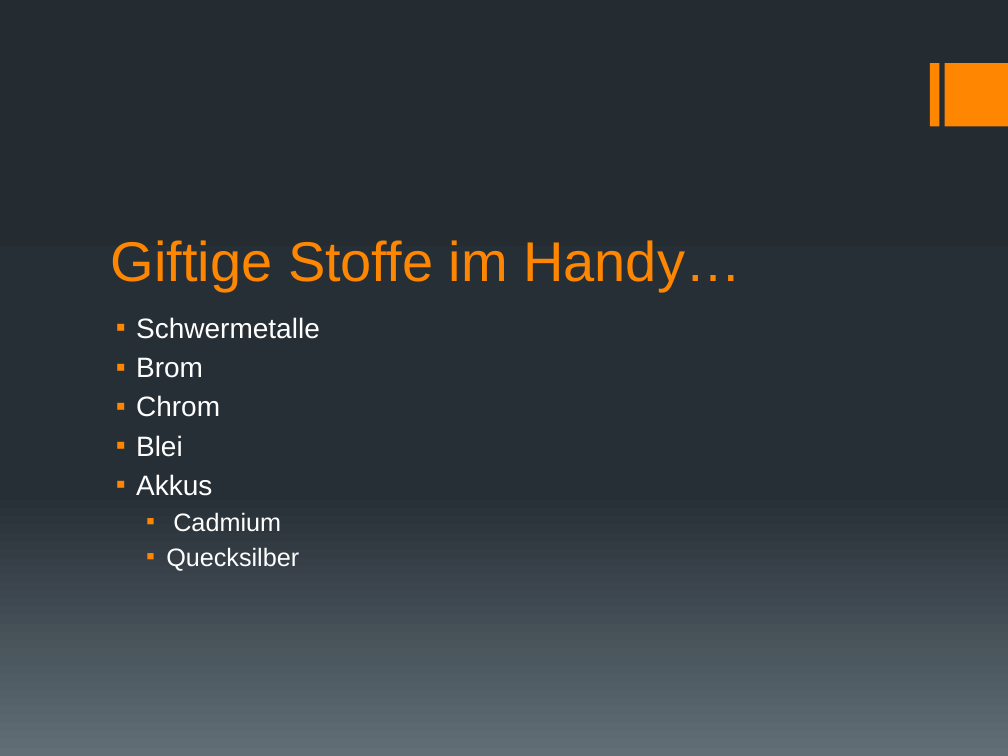
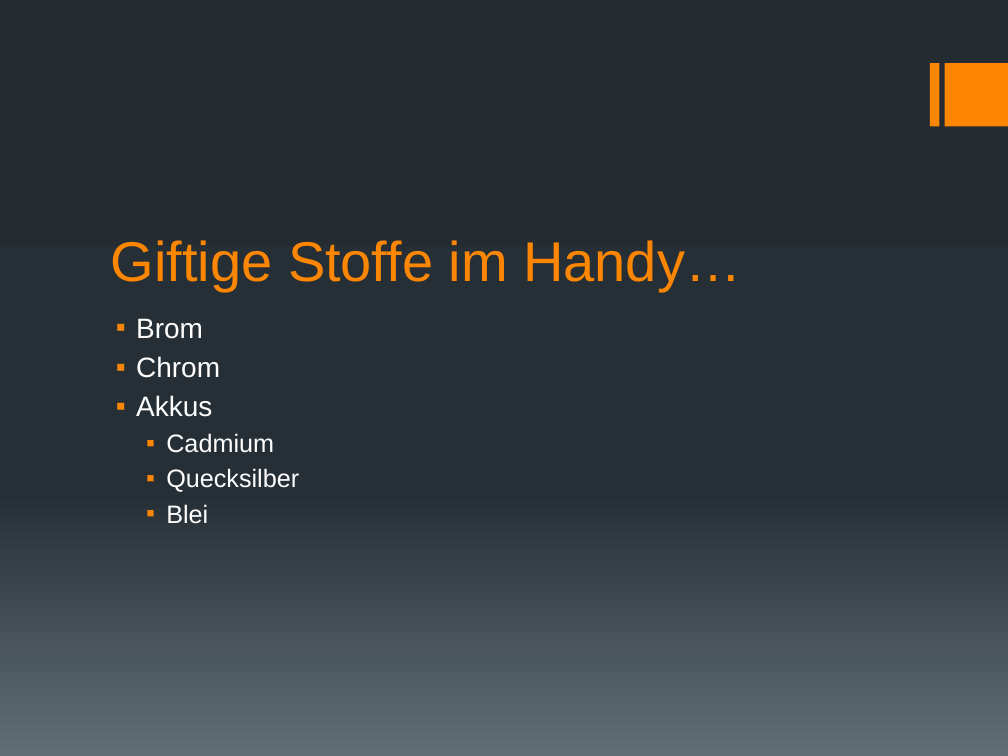
Before and after one commit to GymWenFLL/tpp_presentation, a slide deck: slide 2 of Tobi Goeckel - Problemmüll im Handy.pptx. Drawn at 1008x756 pixels with LibreOffice and Linux fonts; fonts in the diff are those of the drawing. Boxes give left, top, right and bottom in pixels: in the first picture for what was removed or moved away, otherwise in the second. Text is boxed around its words. In the diff, an @@ line names an element or a change of style, - is before the commit and + after.

```diff
--- a/Tobi Goeckel - Problemmüll im Handy.pptx
+++ b/Tobi Goeckel - Problemmüll im Handy.pptx
@@ text at [136,317,320,339]: paragraph removed @@
-▪ Schwermetalle
@@ text at [136,435,183,457]: paragraph removed @@
-▪ Blei
@@ text at [166,504,208,524]: paragraph added @@
+  ▪ Blei
```
Also in this commit, not shown: 1 other slide changed, 1 other file.
